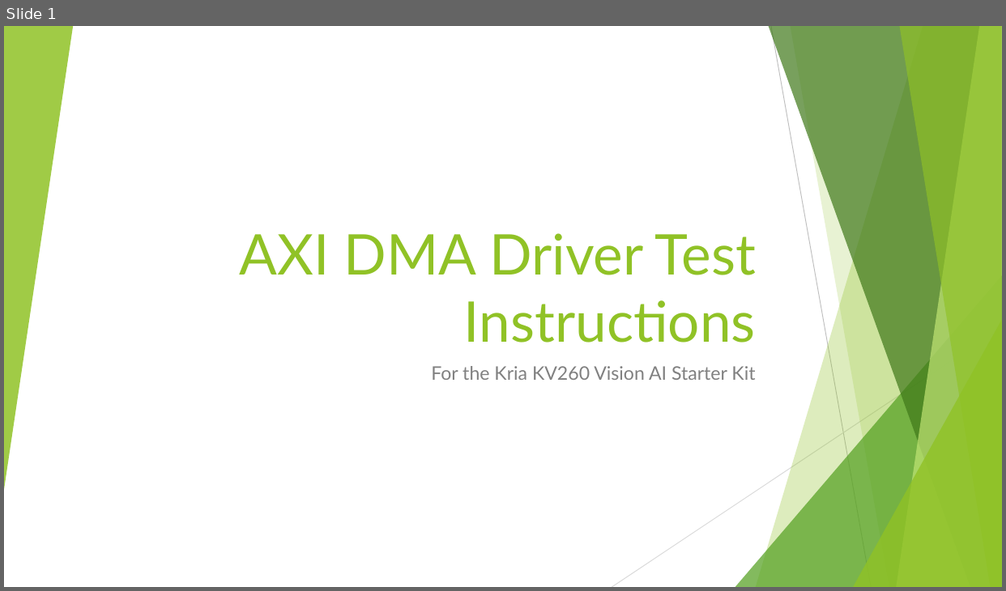
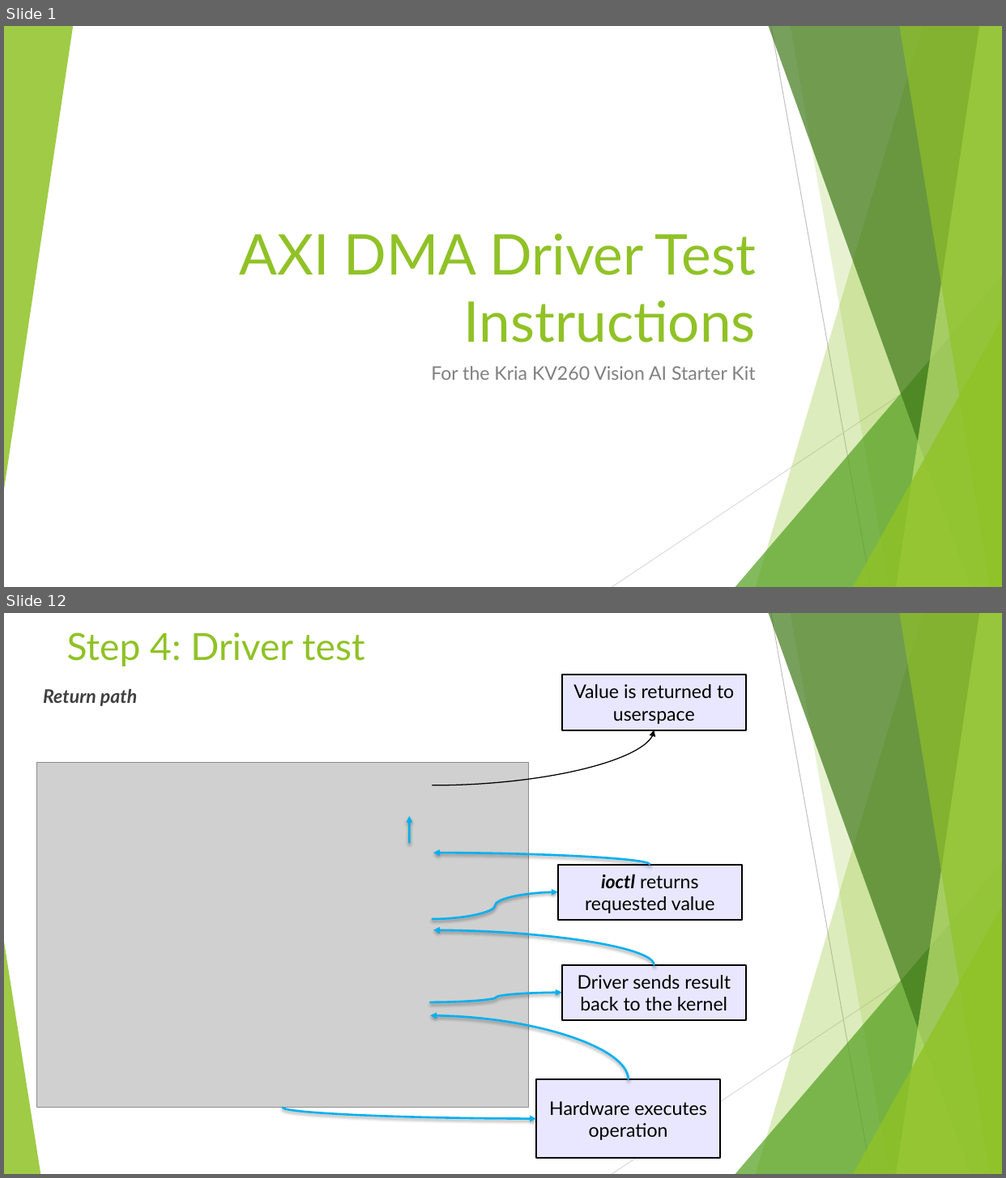
Before and after one commit to GiuseppeSatta/AXI-based-drivers, a slide deck: AXI DMA Driver Test Instructions.pptx. Shown one above the other, each under a label of ours: slide 1 before the commit, slides 1 and 12 after it; the slides between them are not shown. The pictures are 1006x591 and 1006x1178 pixels, drawn with LibreOffice and Linux fonts; fonts in the diff are those of the drawing; grey boxes stand for pictures. Boxes give left, top, right and bottom in pixels: in the first picture for what was removed or moved away, otherwise in the second. Text is boxed around its words. In the diff, an @@ line names an element or a change of style, - is before the commit and + after.

```diff
--- a/AXI DMA Driver Test Instructions.pptx
+++ b/AXI DMA Driver Test Instructions.pptx
@@ slide 12 added at bbox=[4, 613, 1002, 1174], background #FFFFFF; not listed: 9 template elements that a slide beside it also shows @@
@@ title added at bbox=[67, 632, 364, 666], 36 pt, text #90C226 @@
+Step 4: Driver test
@@ rectangle added at bbox=[562, 675, 746, 730], fill #E8E7FF, outline #000000 1.5 pt, 18 pt, text #000000 @@
+Value is returned to userspace
@@ text added at bbox=[43, 689, 137, 706], 18 pt, text #404040, bold, italic @@
+Return path
@@ curved arrow added from (432, 786) to (654, 730), #000000 1 pt @@
@@ picture added at bbox=[37, 763, 529, 1108] @@
@@ curved arrow added from (410, 843) to (410, 815), #00B0F0 2 pt @@
@@ curved arrow added from (650, 865) to (434, 854), #00B0F0 2 pt @@
@@ rectangle added at bbox=[558, 865, 742, 920], fill #E8E7FF, outline #000000 1.5 pt, 18 pt, text #000000 @@
+ioctl returns requested value
@@ curved arrow added from (432, 919) to (558, 892), #00B0F0 2 pt @@
@@ triangle added at bbox=[4, 942, 40, 1174], fill #90C226 at 85% opacity @@
@@ curved arrow added from (654, 965) to (434, 931), #00B0F0 2 pt @@
@@ rectangle added at bbox=[562, 965, 746, 1020], fill #E8E7FF, outline #000000 1.5 pt, 18 pt, text #000000 @@
+Driver sends result back to the kernel
@@ curved arrow added from (431, 1003) to (562, 993), #00B0F0 2 pt @@
@@ curved arrow added from (629, 1080) to (431, 1016), #00B0F0 2 pt @@
@@ rectangle added at bbox=[536, 1080, 720, 1158], fill #E8E7FF, outline #000000 1.5 pt, 18 pt, text #000000 @@
+Hardware executes operation
@@ curved arrow added from (283, 1108) to (536, 1119), #00B0F0 2 pt @@
```
Also in this commit, not shown: 5 slides changed, 5 other slides added, 1 slide removed.
